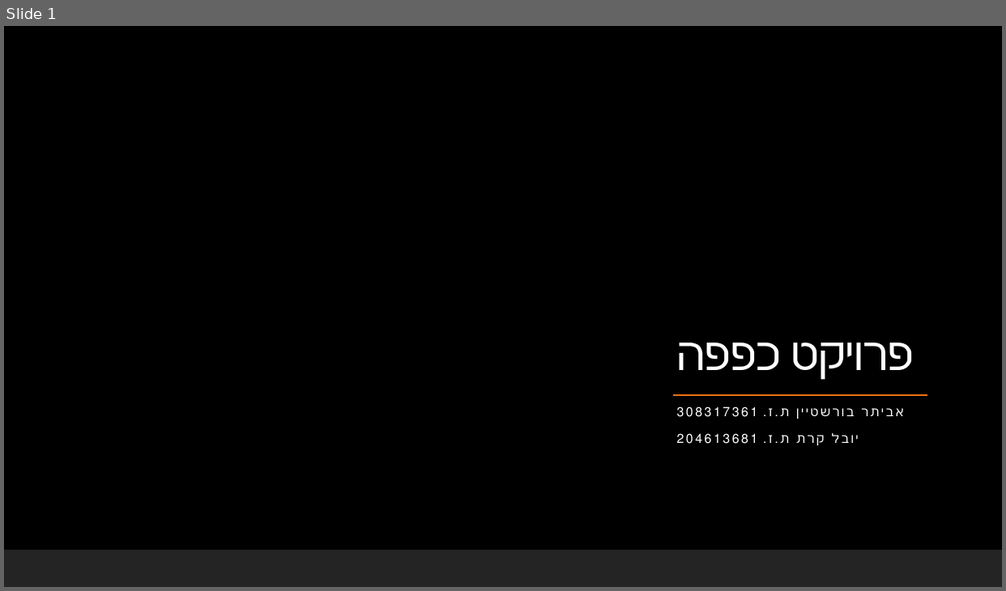
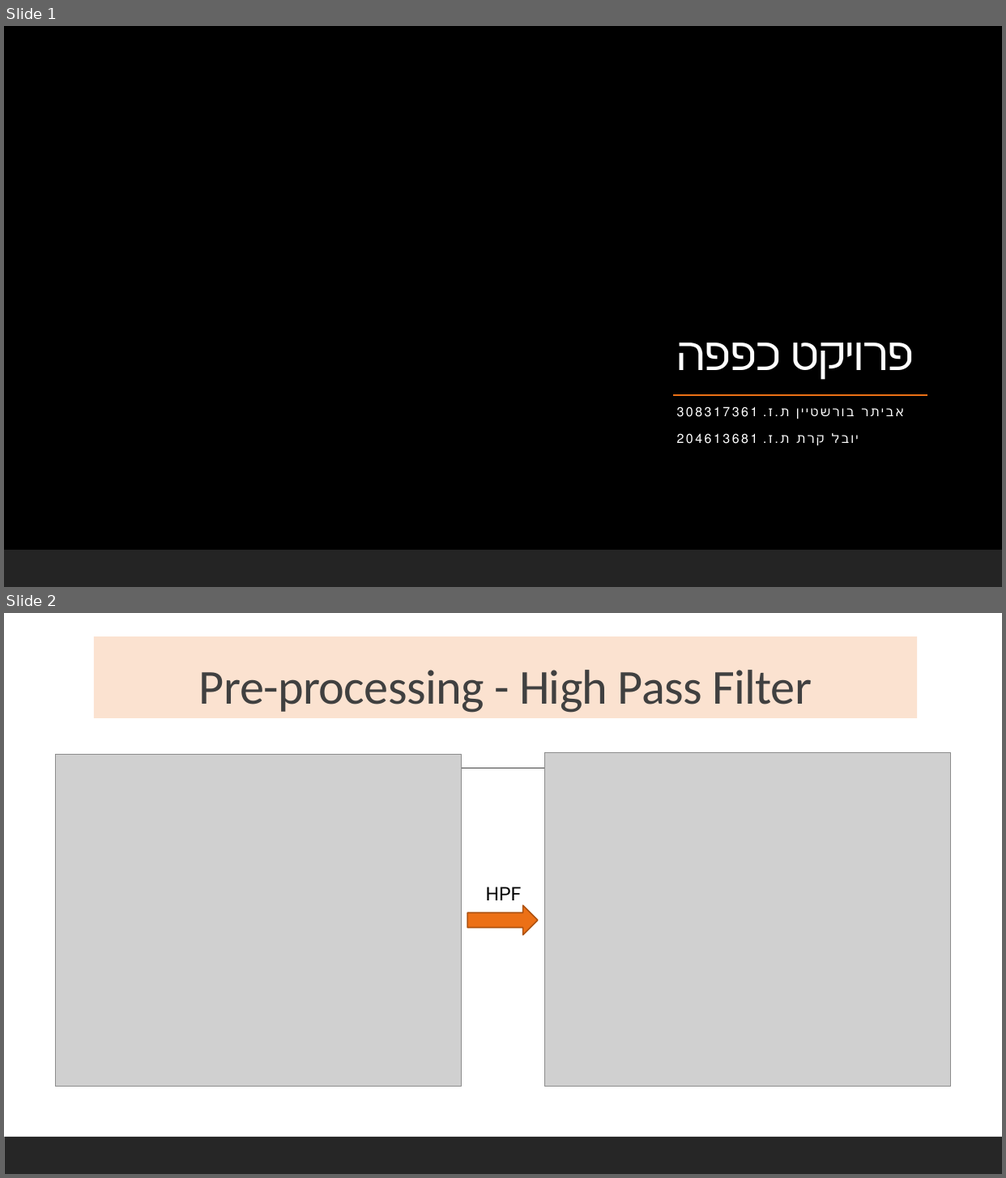
Before and after one commit to evyatar-bur/Continuous_Monitoring_project1, a slide deck: Week 7 presentation template.pptx. Shown one above the other, each under a label of ours: slide 1 before the commit, slides 1 and 2 after it. The pictures are 1006x591 and 1006x1178 pixels, drawn with LibreOffice and Linux fonts; fonts in the diff are those of the drawing; grey boxes stand for pictures; background and template pictures are left out. Boxes give left, top, right and bottom in pixels: in the first picture for what was removed or moved away, otherwise in the second. Text is boxed around its words. In the diff, an @@ line names an element or a change of style, - is before the commit and + after.

```diff
--- a/Week 7 presentation template.pptx
+++ b/Week 7 presentation template.pptx
@@ slide 2 added at bbox=[4, 613, 1002, 1174], background #FFFFFF; not listed: 1 template element that a slide beside it also shows @@
@@ title added at bbox=[94, 636, 918, 717], fill #FBE2D0, 47 pt, text #404040 @@
+Pre-processing - High Pass Filter
@@ picture added at bbox=[55, 755, 461, 1087] @@
@@ picture added at bbox=[545, 753, 951, 1087] @@
@@ line added from (102, 769) to (918, 769), #404040 1 pt @@
@@ text added at bbox=[486, 887, 522, 901], 18 pt, text #000000 @@
+HPF
@@ right arrow added at bbox=[467, 905, 538, 935], fill #EC7016, outline #AF5310 1.25 pt @@
```
Also in this commit, not shown: 4 slides changed, 2 other files.
